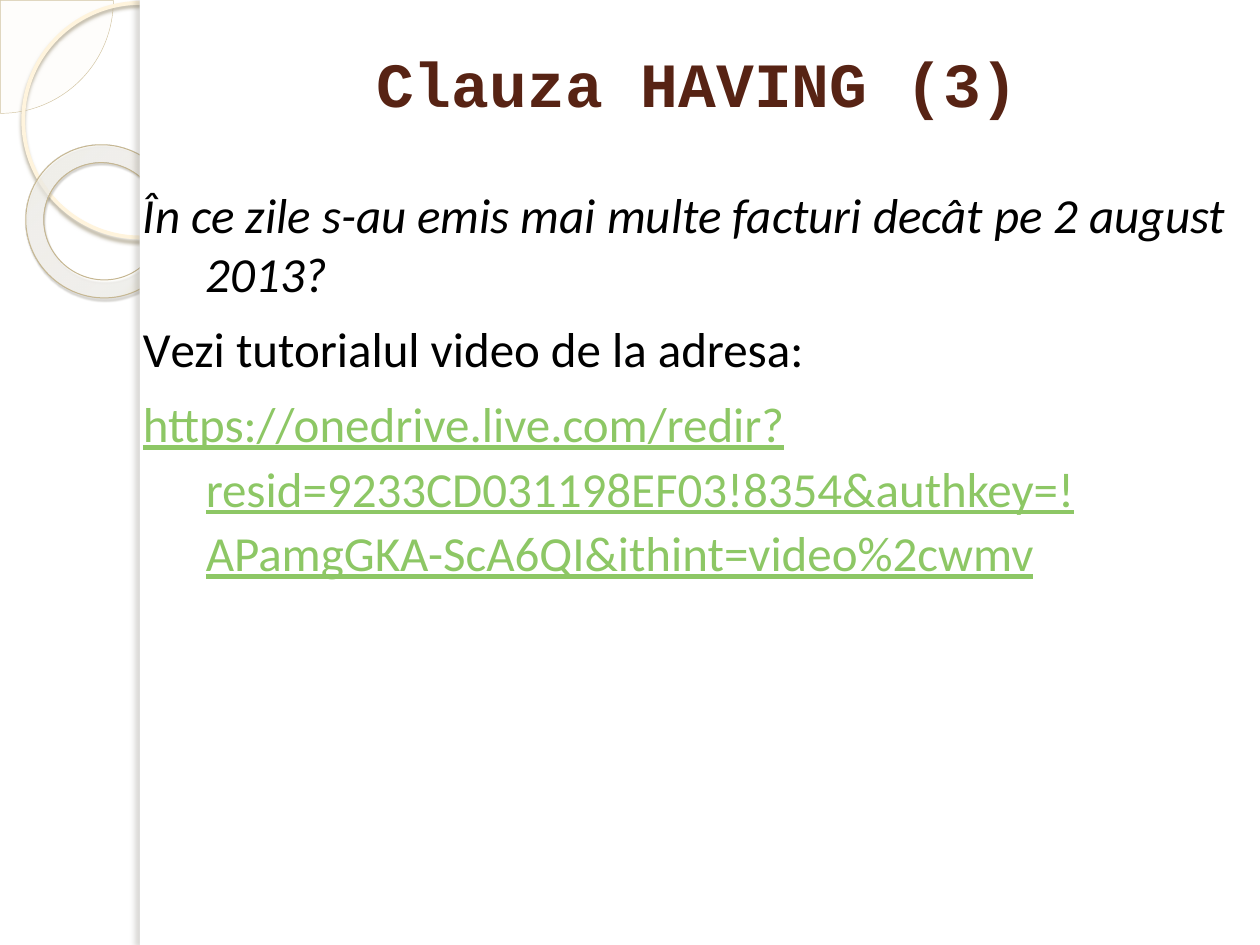
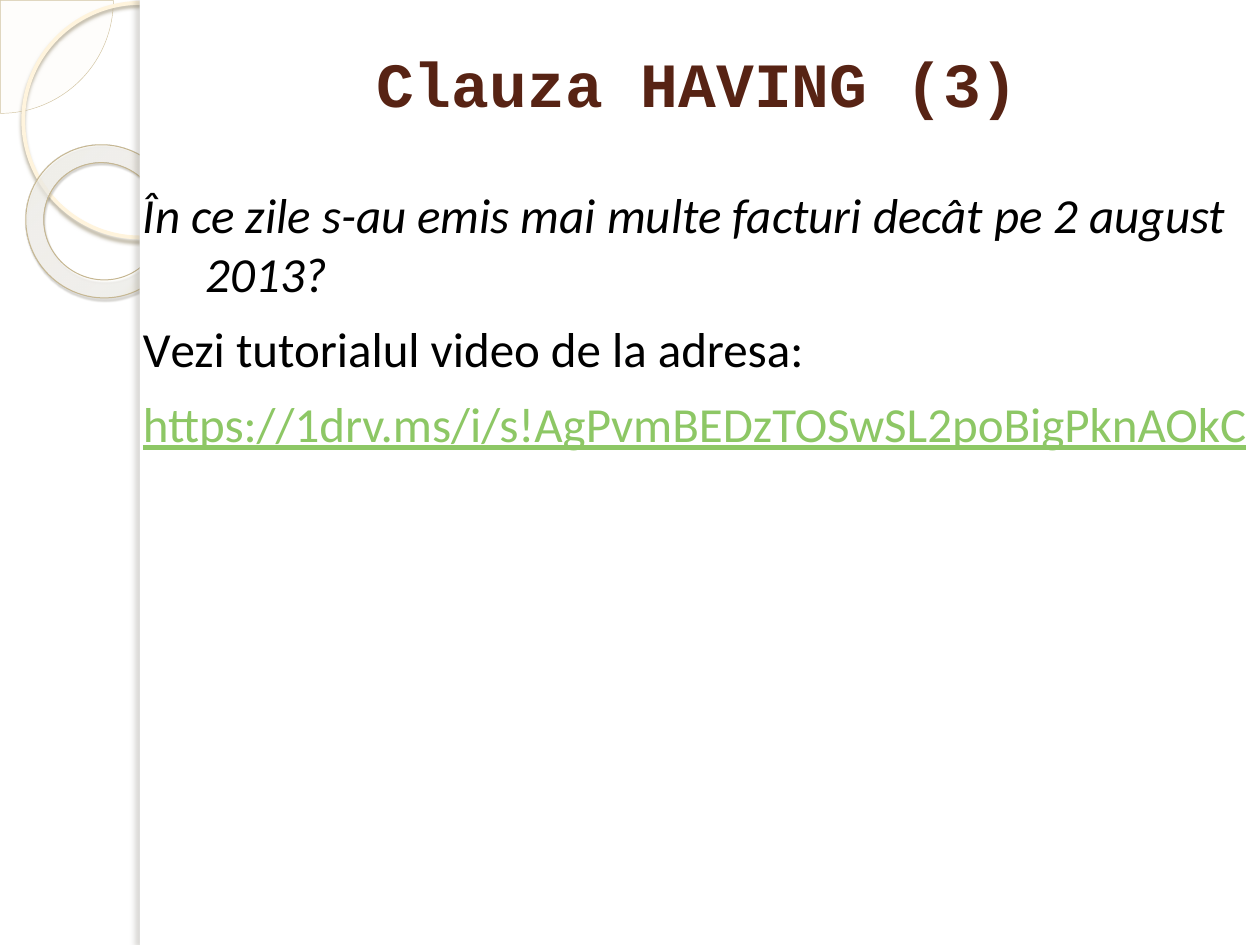
Before and after one commit to marinfotache/Baze-de-date-I, a slide deck: slide 52 of 11-13_SQL_Interogari - elemente de baza/13_SQL4_SELECT_Functii_agregat_grupuri.pptx. Drawn at 1260x945 pixels with LibreOffice and Linux fonts; fonts in the diff are those of the drawing; background and template pictures are left out. Boxes give left, top, right and bottom in pixels: in the first picture for what was removed or moved away, otherwise in the second. Text is boxed around its words. In the diff, an @@ line names an element or a change of style, - is before the commit and + after.

```diff
--- a/11-13_SQL_Interogari - elemente de baza/13_SQL4_SELECT_Functii_agregat_grupuri.pptx
+++ b/11-13_SQL_Interogari - elemente de baza/13_SQL4_SELECT_Functii_agregat_grupuri.pptx
@@ text at bbox=[143, 408, 1246, 451]: text changed @@
-https://onedrive.live.com/redir?resid=9233CD031198EF03!8354&authkey=!APamgGKA-ScA6QI&ithint=video%2cwmv
+https://1drv.ms/i/s!AgPvmBEDzTOSwSL2poBigPknAOkC
```
Also in this commit, not shown: 1 other slide changed, 3 other files.
